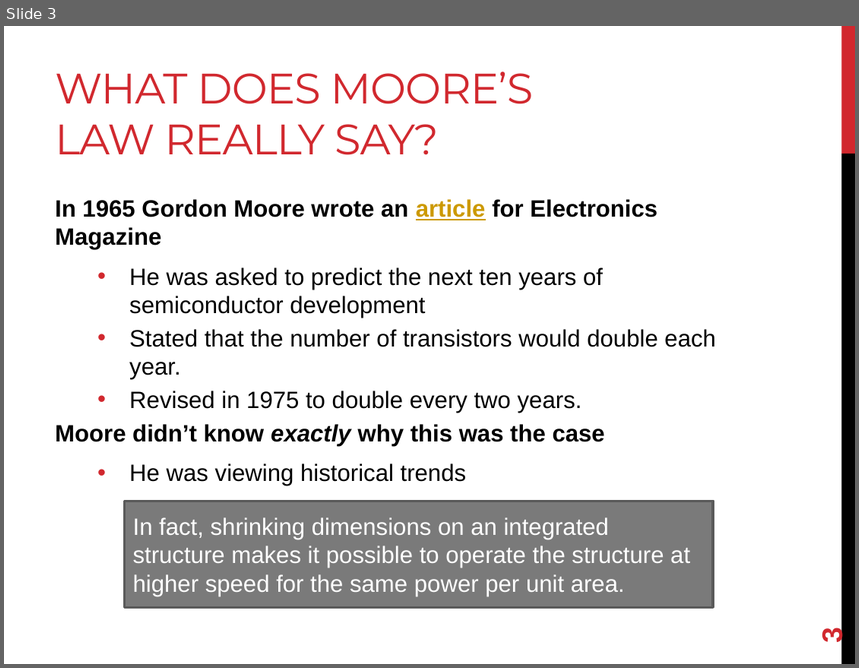
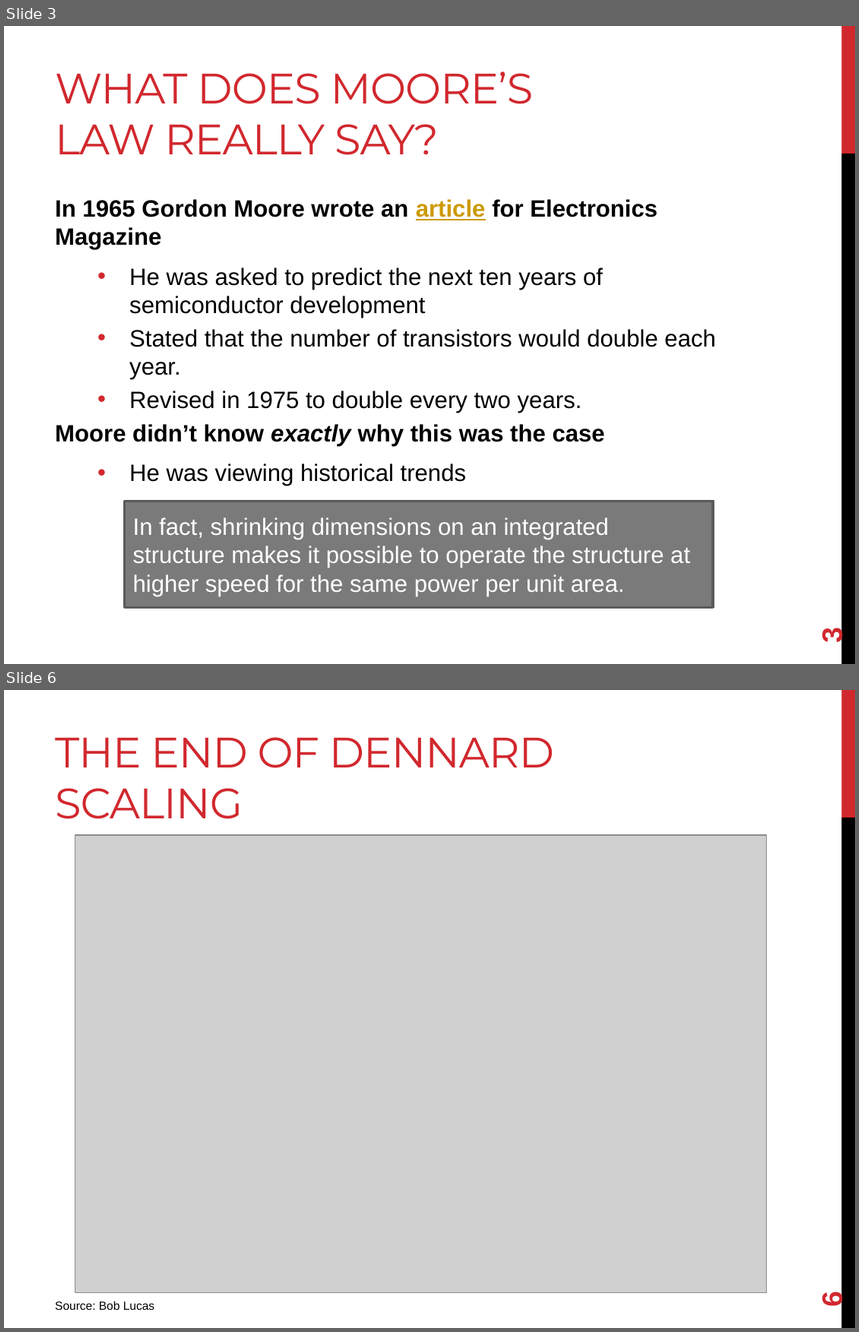
Before and after one commit to joshpeterson/DevelopingConcurrentSoftware, a slide deck: Lectures/Dennard Scaling/Dennard Scaling.pptx. Shown one above the other, each under a label of ours: slide 3 before the commit, slides 3 and 6 after it; the slides between them are not shown. The pictures are 859x668 and 859x1332 pixels, drawn with LibreOffice and Linux fonts; fonts in the diff are those of the drawing; grey boxes stand for pictures. Boxes give left, top, right and bottom in pixels: in the first picture for what was removed or moved away, otherwise in the second. Text is boxed around its words. In the diff, an @@ line names an element or a change of style, - is before the commit and + after.

Commit message:
Finish Dennard Scaling lecture.

```diff
--- a/Lectures/Dennard Scaling/Dennard Scaling.pptx
+++ b/Lectures/Dennard Scaling/Dennard Scaling.pptx
@@ slide 6 added at (x1=4, y1=690, x2=855, y2=1328), background #FFFFFF; not listed: 2 template elements that a slide beside it also shows @@
@@ title added at (x1=55, y1=737, x2=554, y2=819), 36 pt, text #D1282E @@
+THE END OF DENNARD SCALING
@@ picture added at (x1=75, y1=836, x2=767, y2=1293) @@
@@ text added at (x1=55, y1=1301, x2=154, y2=1310), 10 pt, text #000000 @@
+Source: Bob Lucas
@@ page number added at (x1=816, y1=1293, x2=848, y2=1308), 24 pt, text #D1282E, bold @@
+6
```
Also in this commit, not shown: 2 slides changed, 5 other slides added.
